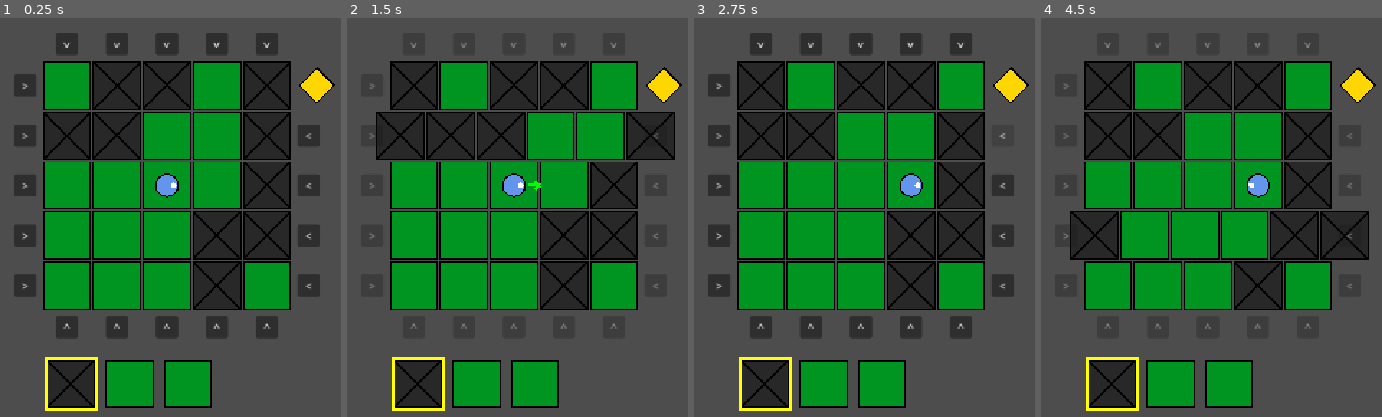
Above: before the commit, frames 1-4 (left to right).
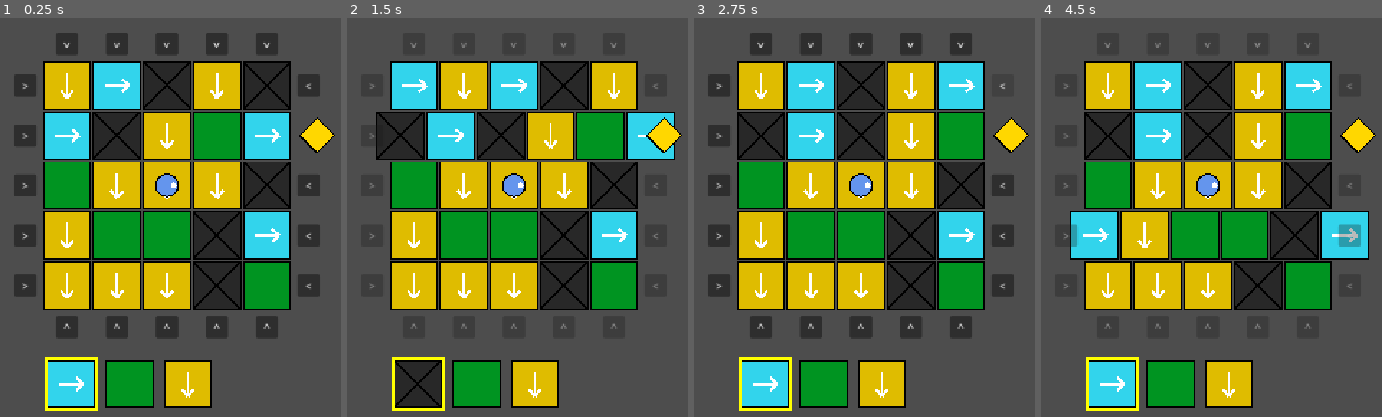
Above: after the commit, the same moments.

Repository: mattsoli/gameoff2026
Game: Godot game, scene res://main.tscn
The game is run twice, just before and just after one commit, with the same random seed, the same clock (stepped at 60 frames per second) and the same inputs.
Inputs:
- Up to frame 1 (0.25 s): no input
- Up to frame 2 (1.5 s): click ">" at 0.5 s; click ">" at 1.25 s
- Up to frame 3 (2.75 s): click "<" at 2 s
- Up to frame 4 (4.5 s): click ">" at 2.75 s; click "<" at 3.5 s; click ">" at 4.25 s

The runs differ from the first frame. In frame 1, 25% of the frame differs, in the area x 13-99%, y 11-98%; in frame 2, 25%; in frame 3, 28%; in frame 4, 30%, in the area x 8-99%, y 11-98%.

Commit message:
game mode settings

Diff:
--- a/game_modes/base.tres
+++ b/game_modes/base.tres
@@ -1,5 +1,6 @@
 [gd_resource type="Resource" script_class="GameConfig" format=3 uid="uid://bxsnxgio4l1sp"]
 
+[ext_resource type="Script" uid="uid://bby23lcdblb5l" path="res://core/goal_definition.gd" id="1_coyt5"]
 [ext_resource type="Script" uid="uid://bjvaqsajopxdi" path="res://core/behaviors/auto_forward_behavior.gd" id="1_guim5"]
 [ext_resource type="Script" uid="uid://d2qj3clkpal8e" path="res://core/game_config.gd" id="1_w8frl"]
 [ext_resource type="Script" uid="uid://ojw4tb6m58fu" path="res://core/tile_definition.gd" id="2_guim5"]
@@ -8,6 +9,11 @@
 [ext_resource type="Resource" uid="uid://ckdeuyced1sxm" path="res://tiles/tile_ground.tres" id="5_42pcj"]
 [ext_resource type="Resource" uid="uid://bpgbijjkmld3g" path="res://tiles/tile_wall.tres" id="6_uqhn3"]
 
+[sub_resource type="Resource" id="Resource_dqeol"]
+script = ExtResource("1_coyt5")
+line_index = 3
+metadata/_custom_type_script = "uid://bby23lcdblb5l"
+
 [sub_resource type="Resource" id="Resource_fsp2w"]
 script = ExtResource("1_guim5")
 metadata/_custom_type_script = "uid://bjvaqsajopxdi"
@@ -15,7 +21,7 @@
 [resource]
 script = ExtResource("1_w8frl")
 tile_pool = Array[ExtResource("2_guim5")]([ExtResource("3_qi3qn"), ExtResource("4_xnwhb"), ExtResource("5_42pcj"), ExtResource("6_uqhn3")])
-hand_size = 5
 start_cell = Vector2i(0, 0)
 pawn_behavior = SubResource("Resource_fsp2w")
+goal = SubResource("Resource_dqeol")
 metadata/_custom_type_script = "uid://d2qj3clkpal8e"
--- a/game_modes/nastro.tres
+++ b/game_modes/nastro.tres
@@ -4,6 +4,10 @@
 [ext_resource type="Script" uid="uid://bby23lcdblb5l" path="res://core/goal_definition.gd" id="1_mtmsg"]
 [ext_resource type="Script" uid="uid://c8csgrb4nprht" path="res://core/behaviors/conveyor_behavior.gd" id="2_0tt3h"]
 [ext_resource type="Script" uid="uid://ojw4tb6m58fu" path="res://core/tile_definition.gd" id="2_ckok3"]
+[ext_resource type="Resource" uid="uid://bafl47hxb5pag" path="res://tiles/tile_arrow_down.tres" id="5_85j83"]
+[ext_resource type="Resource" uid="uid://cv2ud4dpluhs" path="res://tiles/tile_arrow_right.tres" id="6_orw65"]
+[ext_resource type="Resource" uid="uid://ckdeuyced1sxm" path="res://tiles/tile_ground.tres" id="7_ebi3o"]
+[ext_resource type="Resource" uid="uid://bpgbijjkmld3g" path="res://tiles/tile_wall.tres" id="8_0uvmh"]
 
 [sub_resource type="Resource" id="Resource_0tt3h"]
 script = ExtResource("1_mtmsg")
@@ -16,6 +20,8 @@
 
 [resource]
 script = ExtResource("1_kumlx")
+tile_pool = Array[ExtResource("2_ckok3")]([ExtResource("5_85j83"), ExtResource("6_orw65"), ExtResource("7_ebi3o"), ExtResource("8_0uvmh")])
 pawn_behavior = SubResource("Resource_mtmsg")
+pawn_pushed_out_policy = 1
 goal = SubResource("Resource_0tt3h")
 metadata/_custom_type_script = "uid://d2qj3clkpal8e"
--- a/main.tscn
+++ b/main.tscn
@@ -1,7 +1,7 @@
 [gd_scene format=3 uid="uid://dn7jfpnh4wkue"]
 
 [ext_resource type="Script" uid="uid://01q0nexu72ht" path="res://game.gd" id="1_0xm2m"]
-[ext_resource type="Resource" uid="uid://dfmlnc1jkio35" path="res://game_modes/ai_autonoma.tres" id="2_0xm2m"]
+[ext_resource type="Resource" uid="uid://crngttyyd41d4" path="res://game_modes/nastro.tres" id="2_0xm2m"]
 
 [node name="Main" type="Node2D" unique_id=1738832847]
 script = ExtResource("1_0xm2m")
--- a/tiles/tile_arrow_down.tres
+++ b/tiles/tile_arrow_down.tres
@@ -6,5 +6,6 @@
 script = ExtResource("1_qx0pr")
 id = &"arrow_down"
 kind = 1
+direction = 3
 debug_color = Color(0.8722435, 0.73775053, 0, 1)
 metadata/_custom_type_script = "uid://ojw4tb6m58fu"
--- a/tiles/tile_arrow_right.tres
+++ b/tiles/tile_arrow_right.tres
@@ -6,5 +6,6 @@
 script = ExtResource("1_o3xw2")
 id = &"arrow_right"
 kind = 1
+direction = 2
 debug_color = Color(0.19456768, 0.8328631, 0.9235038, 1)
 metadata/_custom_type_script = "uid://ojw4tb6m58fu"
